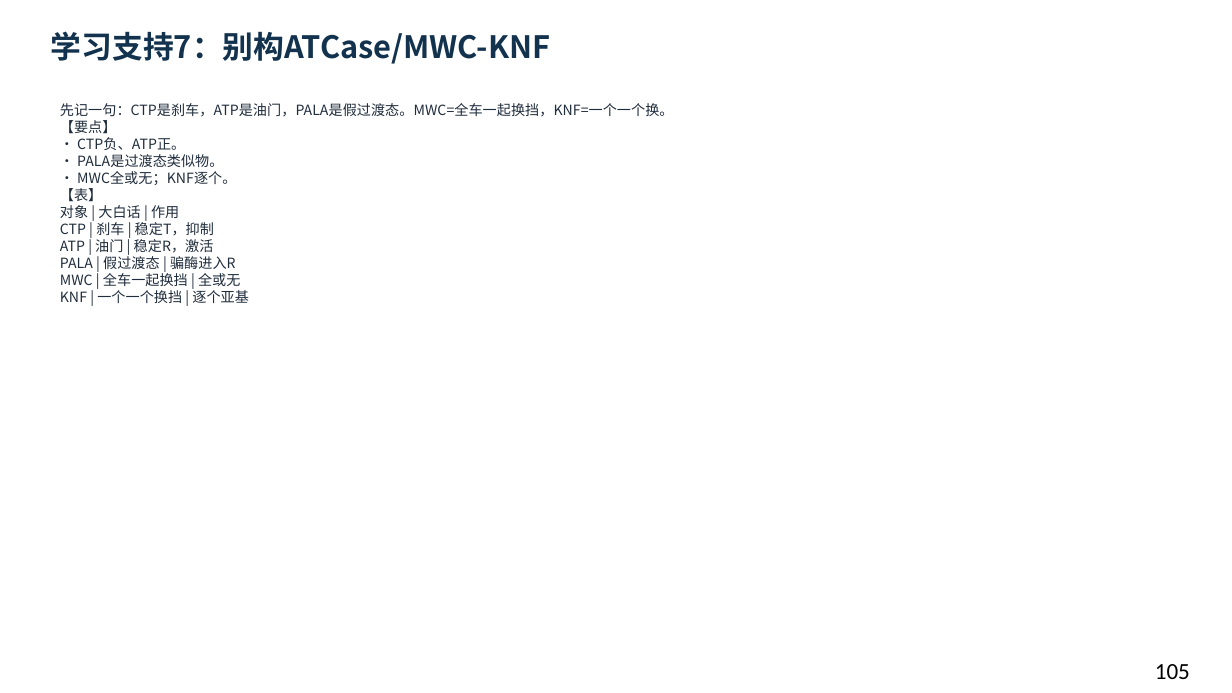
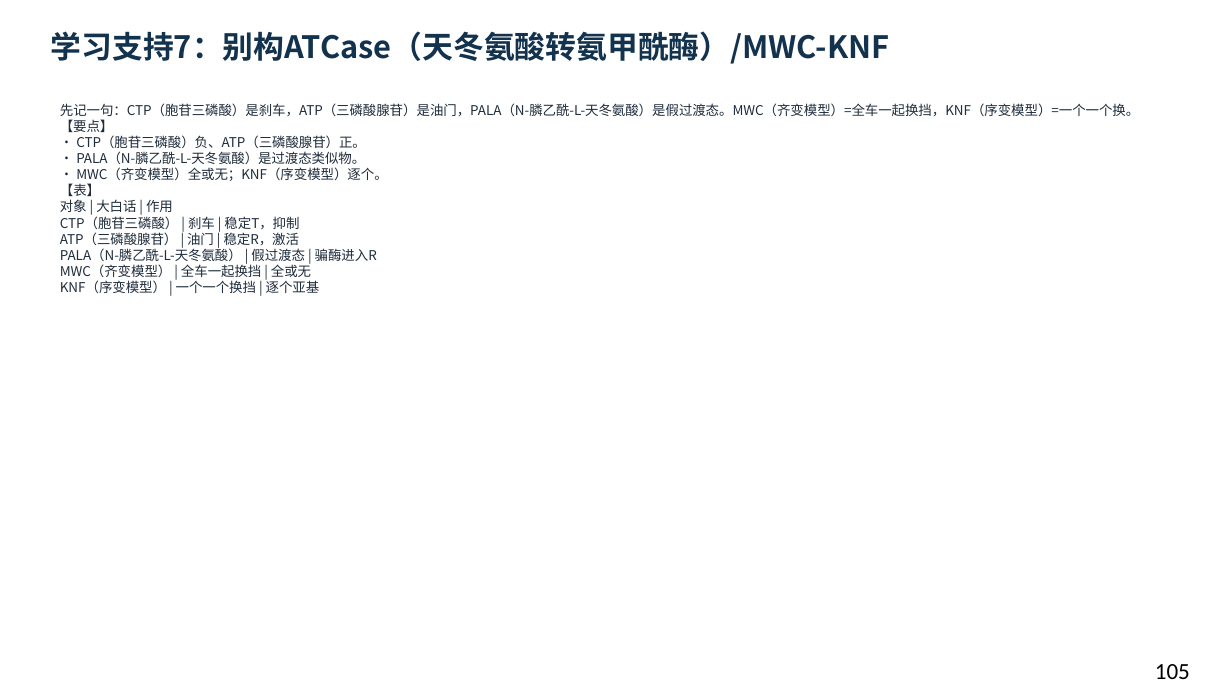
Before and after one commit to newkan-li/Biochemistry, a slide deck: slide 105 of downloads/bc08-ai-style.pptx. Drawn at 1232x693 pixels with LibreOffice and Linux fonts; fonts in the diff are those of the drawing. Boxes give left, top, right and bottom in pixels: in the first picture for what was removed or moved away, otherwise in the second. Text is boxed around its words. In the diff, an @@ line names an element or a change of style, - is before the commit and + after.

```diff
--- a/downloads/bc08-ai-style.pptx
+++ b/downloads/bc08-ai-style.pptx
@@ text at <box>51,31,890,64</box>: text changed @@
-学习支持7：别构ATCase/MWC-KNF
+学习支持7：别构ATCase（天冬氨酸转氨甲酰酶）/MWC-KNF
@@ text at <box>60,103,1139,293</box>: text changed; size 11 to 10.5 pt @@
-先记一句：CTP是刹车，ATP是油门，PALA是假过渡态。MWC=全车一起换挡，KNF=一个一个换。
-【要点】
-• CTP负、ATP正。
-• PALA是过渡态类似物。
-• MWC全或无；KNF逐个。
-【表】
-对象 | 大白话 | 作用
-CTP | 刹车 | 稳定T，抑制
-ATP | 油门 | 稳定R，激活
-PALA | 假过渡态 | 骗酶进入R
-MWC | 全车一起换挡 | 全或无
-KNF | 一个一个换挡 | 逐个亚基
+先记一句：CTP（胞苷三磷酸）是刹车，ATP（三磷酸腺苷）是油门，PALA（N-膦乙酰-L-天冬氨酸）是假过渡态。MWC（齐变模型）=全车一起换挡，KNF（序变模型）=一个一个换。
+【要点】
+• CTP（胞苷三磷酸）负、ATP（三磷酸腺苷）正。
+• PALA（N-膦乙酰-L-天冬氨酸）是过渡态类似物。
+• MWC（齐变模型）全或无；KNF（序变模型）逐个。
+【表】
+对象 | 大白话 | 作用
+CTP（胞苷三磷酸） | 刹车 | 稳定T，抑制
+ATP（三磷酸腺苷） | 油门 | 稳定R，激活
+PALA（N-膦乙酰-L-天冬氨酸） | 假过渡态 | 骗酶进入R
+MWC（齐变模型） | 全车一起换挡 | 全或无
+KNF（序变模型） | 一个一个换挡 | 逐个亚基
```
Also in this commit, not shown: 107 other slides changed, 4 other files.
